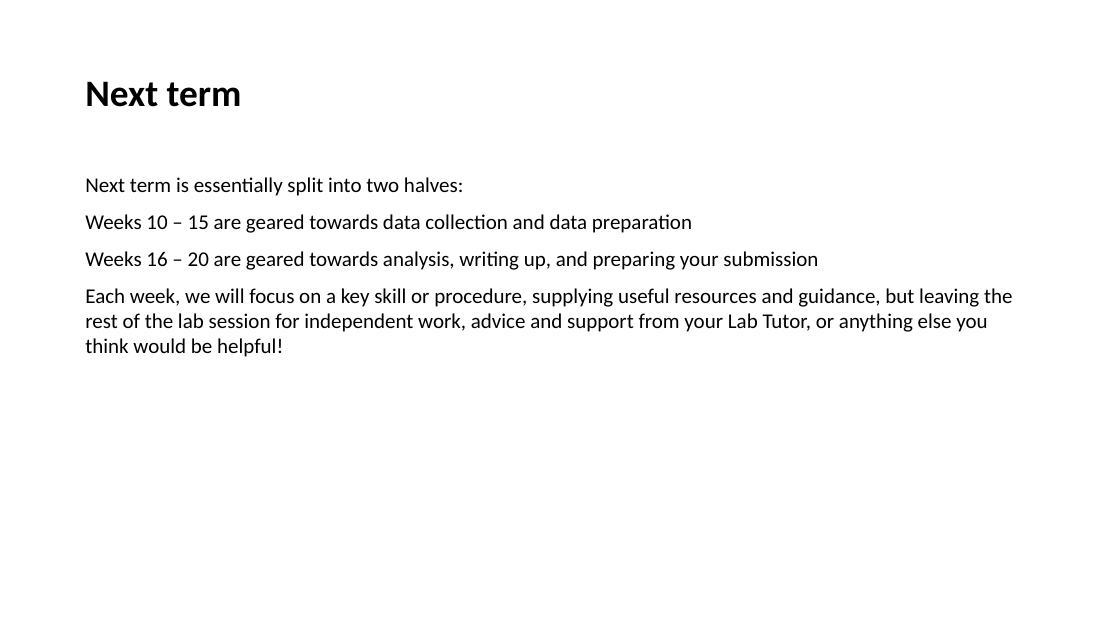
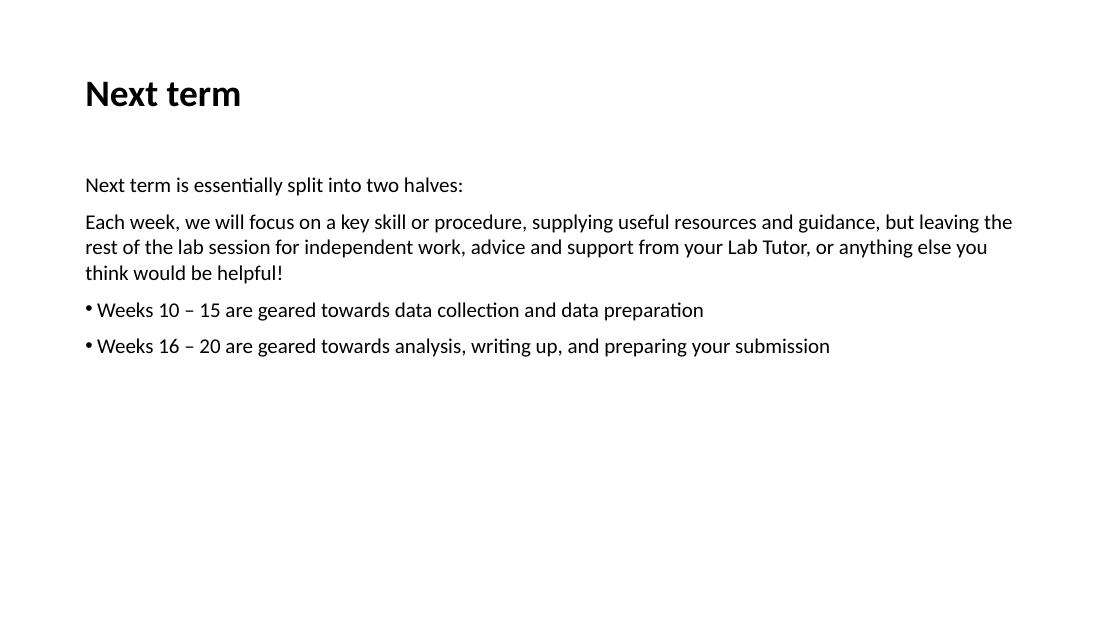
Before and after one commit to LittleMonkeyLab/PS52007Dslides, a slide deck: slide 8 of _site/lectures/Lecture10/Lecture10.pptx (slide 6 before the commit). Drawn at 1120x630 pixels with LibreOffice and Linux fonts; fonts in the diff are those of the drawing. Boxes give left, top, right and bottom in pixels: in the first picture for what was removed or moved away, otherwise in the second. Text is boxed around its words. In the diff, an @@ line names an element or a change of style, - is before the commit and + after.

```diff
--- a/_site/lectures/Lecture10/Lecture10.pptx
+++ b/_site/lectures/Lecture10/Lecture10.pptx
@@ text at (85,214,1012,284): paragraph added @@
+Each week, we will focus on a key skill or procedure, supplying useful resources and guidance, but leaving the rest of the lab session for independent work, advice and support from your Lab Tutor, or anything else you think would be helpful!
@@ text at (85,288,1012,357): paragraph removed @@
-Each week, we will focus on a key skill or procedure, supplying useful resources and guidance, but leaving the rest of the lab session for independent work, advice and support from your Lab Tutor, or anything else you think would be helpful!
@@ text at (97,302,830,357): bullet none to • @@
```
Also in this commit, not shown: 8 other slides changed, 6 slides added, 10 other files.
